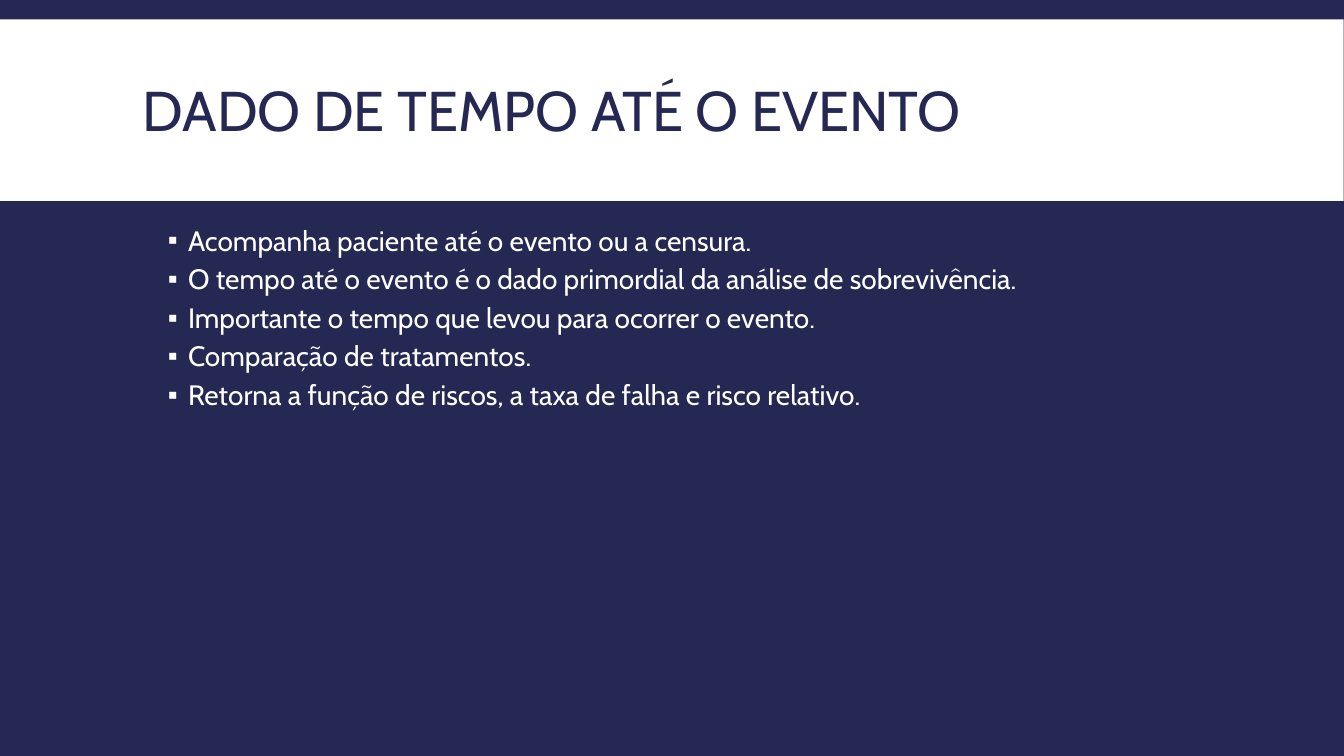
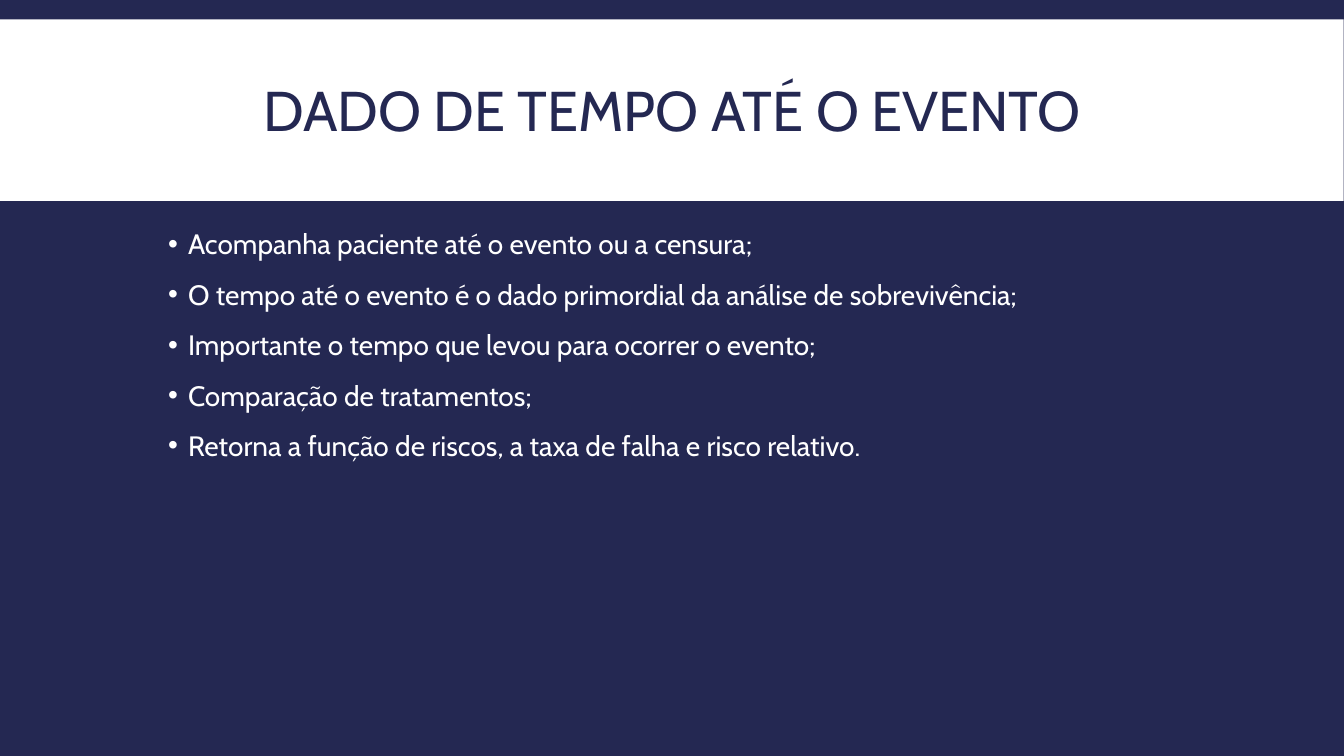
Before and after one commit to itff/Seminarios2, a slide deck: slide 4 of Apresentacao_Editado.pptx. Drawn at 1344x756 pixels with LibreOffice and Linux fonts; fonts in the diff are those of the drawing. Boxes give left, top, right and bottom in pixels: in the first picture for what was removed or moved away, otherwise in the second. Text is boxed around its words. In the diff, an @@ line names an element or a change of style, - is before the commit and + after.

```diff
--- a/Apresentacao_Editado.pptx
+++ b/Apresentacao_Editado.pptx
@@ title "DADO DE TEMPO ATÉ O ..." at (x1=263, y1=84, x2=1081, y2=132): alignment left to centre @@
@@ text at (x1=188, y1=233, x2=1017, y2=412): text changed @@
-  ▪ Acompanha paciente até o evento ou a censura.
-  ▪ O tempo até o evento é o dado primordial da análise de sobrevivência.
-  ▪ Importante o tempo que levou para ocorrer o evento.
-  ▪ Comparação de tratamentos.
+  • Acompanha paciente até o evento ou a censura;
+  • O tempo até o evento é o dado primordial da análise de sobrevivência;
+  • Importante o tempo que levou para ocorrer o evento;
+  • Comparação de tratamentos;
@@ text at (x1=188, y1=435, x2=860, y2=462): alignment left to justified; bullet ▪ to •; line spacing 0.9 to 1; more space between paragraphs @@
```
Also in this commit, not shown: 28 other slides changed, 1 slide removed.
